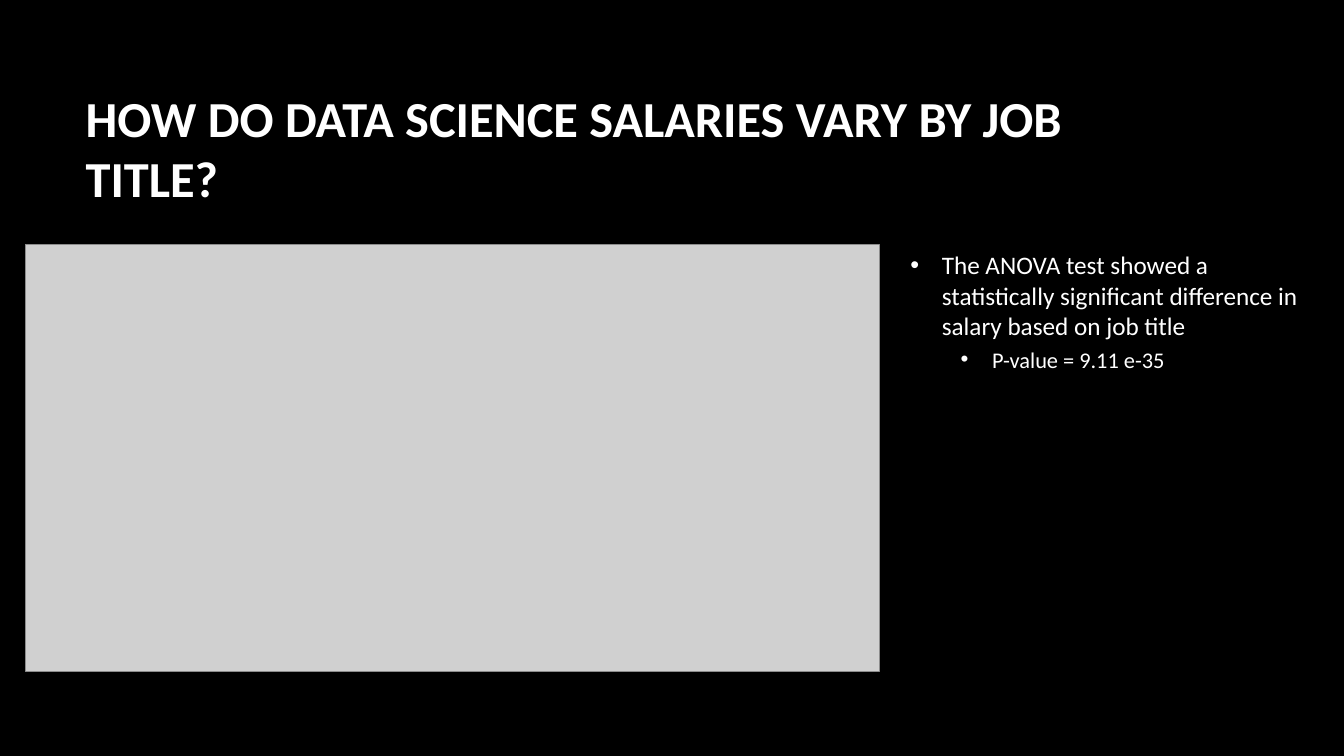
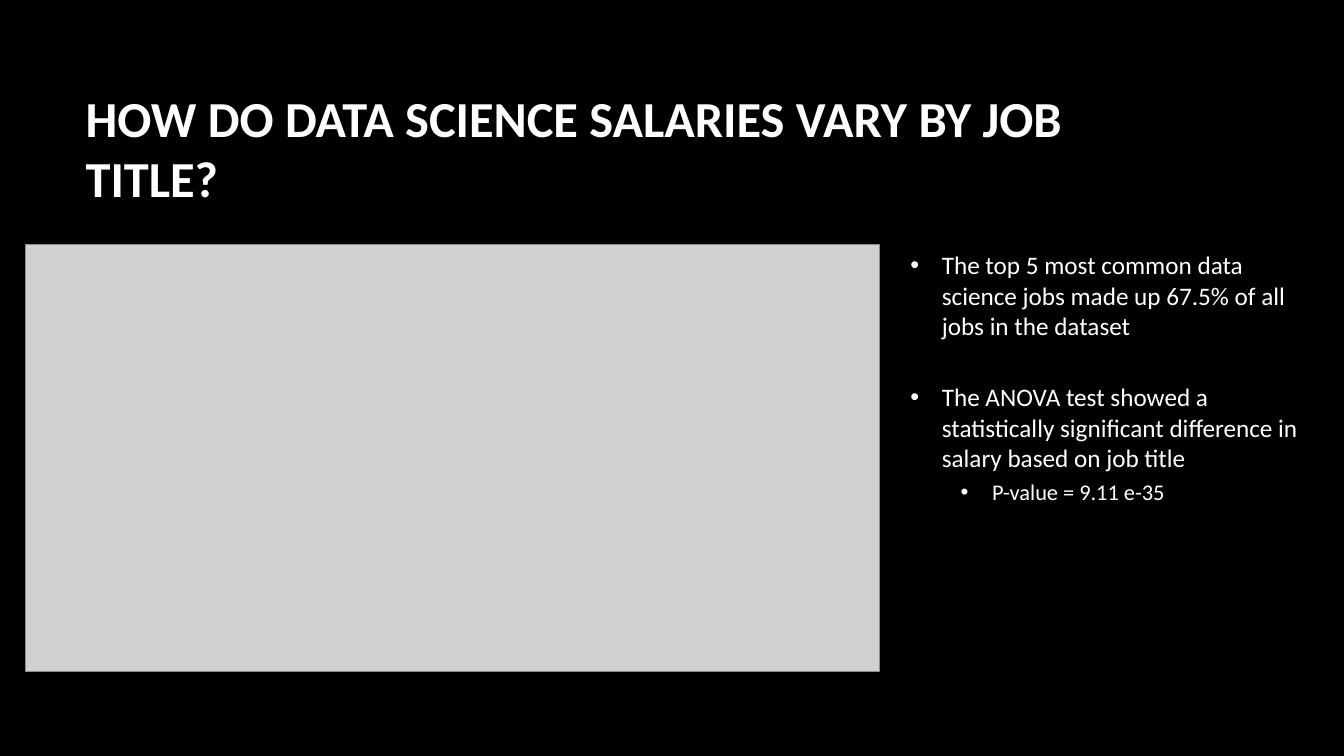
Before and after one commit to lathamlm/project-01, a slide deck: slide 9 of project_01_presentation.pptx (slide 8 before the commit). Drawn at 1344x756 pixels with LibreOffice and Linux fonts; fonts in the diff are those of the drawing; grey boxes stand for pictures; background and template pictures are left out. Boxes give left, top, right and bottom in pixels: in the first picture for what was removed or moved away, otherwise in the second. Text is boxed around its words. In the diff, an @@ line names an element or a change of style, - is before the commit and + after.

```diff
--- a/project_01_presentation.pptx
+++ b/project_01_presentation.pptx
@@ text at [942,256,1285,340]: paragraph added @@
+• The top 5 most common data science jobs made up 67.5% of all jobs in the dataset
```
Also in this commit, not shown: 7 other slides changed, 3 slides added, 1 slide removed, 3 other files.
